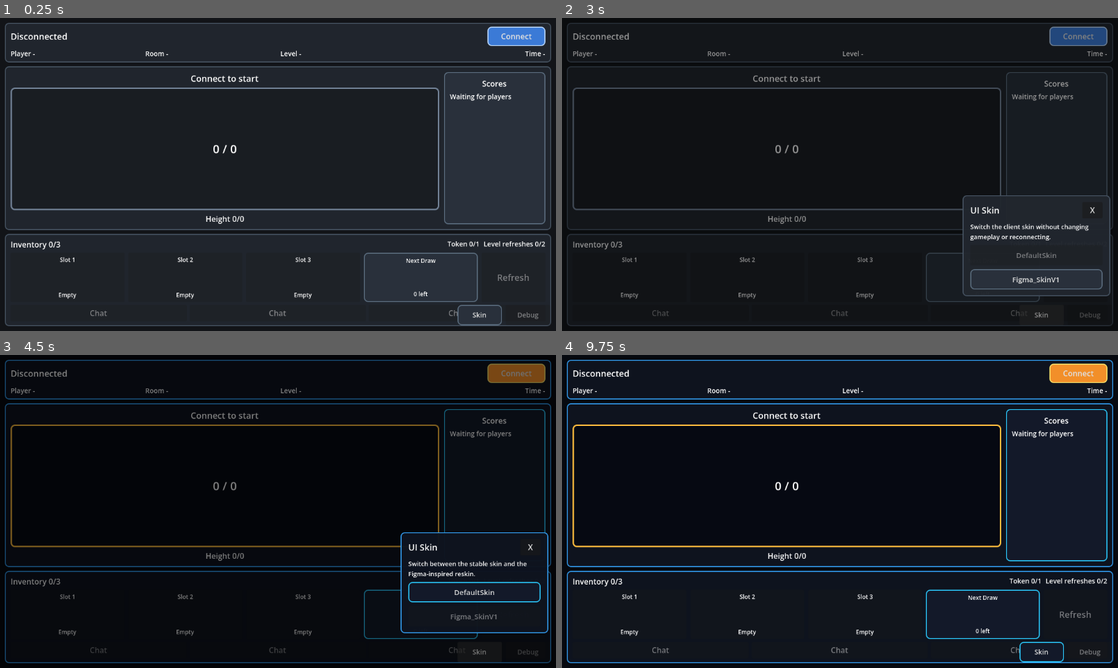
Above: before the commit, frames 1-4 (two rows, left to right).
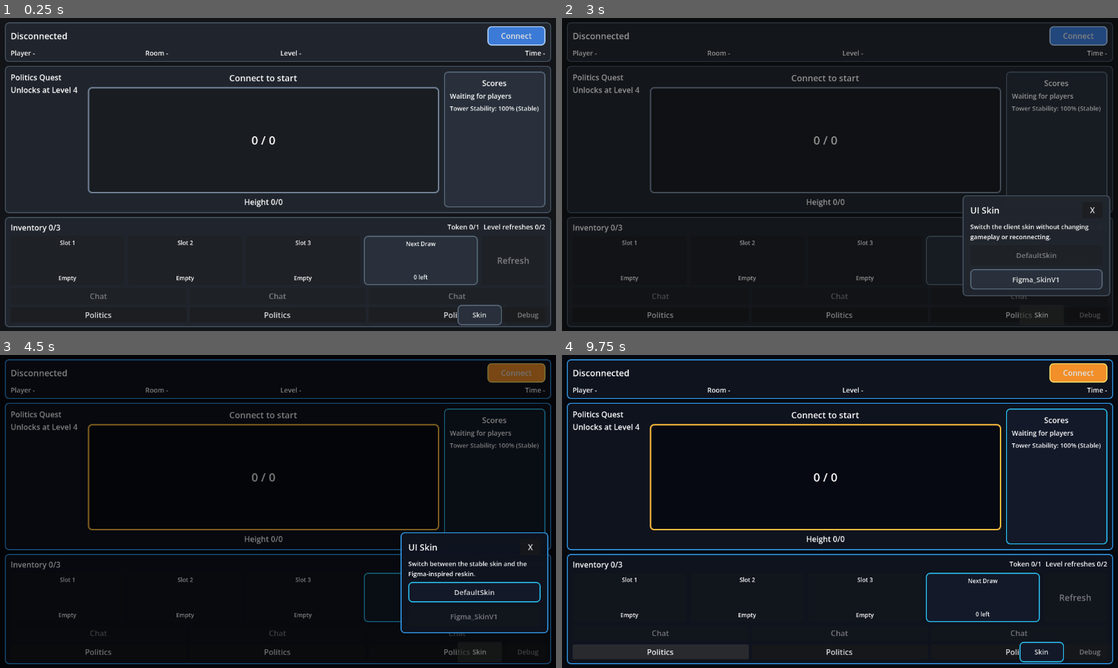
Above: after the commit, the same moments.

Repository: trake25/Corp-Tower
Game: Godot game, scene res://Cor/Scenes/Main.tscn
The game is run twice, just before and just after one commit, with the same random seed, the same clock (stepped at 60 frames per second) and the same inputs.
Inputs (mouse positions are in pixels of both pictures, inside the frame that each line leads up to):
- Up to frame 1 (0.25 s): no input
- Up to frame 2 (3 s): click (662, 315) at 0.5 s, where only the run after the commit has a clickable "Politics"; click (840, 315) at 1.25 s, where only the run after the commit has a clickable "Politics"; click (1017, 315) at 2 s, where only the run after the commit has a clickable "Politics"; click "Skin" at 2.75 s
- Up to frame 3 (4.5 s): click "Figma_SkinV1" at 3.5 s; click "Skin" at 4.25 s
- Up to frame 4 (9.75 s): click "DefaultSkin" at 5 s; click (662, 652) at 5.75 s, where only the run after the commit has a clickable "Politics"; click (840, 652) at 6.5 s, where only the run after the commit has a clickable "Politics"; click (1017, 652) at 7.25 s, where only the run after the commit has a clickable "Politics"; click "Skin" at 8 s; click "Figma_SkinV1" at 8.75 s; click (662, 652) at 9.5 s, where only the run after the commit has a clickable "Politics"

The runs differ from the first frame. In frame 1, 8.0% of the frame differs, in the area x 0-100%, y 1-99%; in frame 2, 4.8%; in frame 3, 7.1%; in frame 4, 9.4%.

Commit message:
Politics System

Diff:
--- a/src/Client/App/corp-tower/Cor/Scenes/Skins/DefaultSkin.tscn
+++ b/src/Client/App/corp-tower/Cor/Scenes/Skins/DefaultSkin.tscn
@@ -125,6 +125,12 @@
 theme_override_font_sizes/font_size = 18
 text = "Disconnected"
 
+[node name="TopPoliticsTargetBox" type="VBoxContainer" parent="SafeArea/Root/TopHud/HudMargin/HudRows/StatusRow"]
+unique_name_in_owner = true
+custom_minimum_size = Vector2(82, 0)
+layout_mode = 2
+theme_override_constants/separation = 2
+
 [node name="ConnectButton" type="Button" parent="SafeArea/Root/TopHud/HudMargin/HudRows/StatusRow" unique_id=2055968287]
 unique_name_in_owner = true
 custom_minimum_size = Vector2(120, 40)
@@ -181,6 +187,20 @@
 [node name="CenterColumns" type="HBoxContainer" parent="SafeArea/Root/CenterStage/CenterMargin"]
 layout_mode = 2
 theme_override_constants/separation = 10
+
+[node name="PoliticsPanel" type="VBoxContainer" parent="SafeArea/Root/CenterStage/CenterMargin/CenterColumns"]
+custom_minimum_size = Vector2(150, 0)
+layout_mode = 2
+
+[node name="PoliticsQuestLabel" type="Label" parent="SafeArea/Root/CenterStage/CenterMargin/CenterColumns/PoliticsPanel"]
+unique_name_in_owner = true
+layout_mode = 2
+autowrap_mode = 3
+text = "Politics Quest\nUnlocks at Level 4"
+
+[node name="PoliticsTargetBox" type="VBoxContainer" parent="SafeArea/Root/CenterStage/CenterMargin/CenterColumns/PoliticsPanel"]
+unique_name_in_owner = true
+layout_mode = 2
 
 [node name="TowerColumn" type="VBoxContainer" parent="SafeArea/Root/CenterStage/CenterMargin/CenterColumns"]
 layout_mode = 2
@@ -303,6 +323,12 @@
 autowrap_mode = 3
 text = "Checkpoint"
 
+[node name="TowerStabilityLabel" type="Label" parent="SafeArea/Root/CenterStage/CenterMargin/CenterColumns/ScorePanel/ScoreMargin/ScoreRows"]
+unique_name_in_owner = true
+layout_mode = 2
+theme_override_font_sizes/font_size = 13
+text = "Tower Stability: 100% (Stable)"
+
 [node name="BottomControls" type="PanelContainer" parent="SafeArea/Root"]
 layout_mode = 2
 size_flags_vertical = 0
@@ -1174,6 +1200,28 @@
 layout_mode = 2
 theme_override_constants/separation = 6
 
+[node name="PoliticsRow" type="HBoxContainer" parent="SafeArea/Root/BottomControls/BottomMargin/BottomRows"]
+layout_mode = 2
+theme_override_constants/separation = 6
+
+[node name="PoliticsButton1" type="Button" parent="SafeArea/Root/BottomControls/BottomMargin/BottomRows/PoliticsRow"]
+unique_name_in_owner = true
+layout_mode = 2
+size_flags_horizontal = 3
+text = "Politics"
+
+[node name="PoliticsButton2" type="Button" parent="SafeArea/Root/BottomControls/BottomMargin/BottomRows/PoliticsRow"]
+unique_name_in_owner = true
+layout_mode = 2
+size_flags_horizontal = 3
+text = "Politics"
+
+[node name="PoliticsButton3" type="Button" parent="SafeArea/Root/BottomControls/BottomMargin/BottomRows/PoliticsRow"]
+unique_name_in_owner = true
+layout_mode = 2
+size_flags_horizontal = 3
+text = "Politics"
+
 [node name="QuickChatButton1" type="Button" parent="SafeArea/Root/BottomControls/BottomMargin/BottomRows/QuickChatRow"]
 unique_name_in_owner = true
 custom_minimum_size = Vector2(0, 34)
--- a/src/Client/App/corp-tower/Cor/Scenes/Skins/Figma_SkinV1.tscn
+++ b/src/Client/App/corp-tower/Cor/Scenes/Skins/Figma_SkinV1.tscn
@@ -125,6 +125,12 @@
 theme_override_font_sizes/font_size = 18
 text = "Disconnected"
 
+[node name="TopPoliticsTargetBox" type="VBoxContainer" parent="SafeArea/Root/TopHud/HudMargin/HudRows/StatusRow"]
+unique_name_in_owner = true
+custom_minimum_size = Vector2(82, 0)
+layout_mode = 2
+theme_override_constants/separation = 2
+
 [node name="ConnectButton" type="Button" parent="SafeArea/Root/TopHud/HudMargin/HudRows/StatusRow" unique_id=2055968287]
 unique_name_in_owner = true
 custom_minimum_size = Vector2(120, 40)
@@ -181,6 +187,20 @@
 [node name="CenterColumns" type="HBoxContainer" parent="SafeArea/Root/CenterStage/CenterMargin"]
 layout_mode = 2
 theme_override_constants/separation = 10
+
+[node name="PoliticsPanel" type="VBoxContainer" parent="SafeArea/Root/CenterStage/CenterMargin/CenterColumns"]
+custom_minimum_size = Vector2(150, 0)
+layout_mode = 2
+
+[node name="PoliticsQuestLabel" type="Label" parent="SafeArea/Root/CenterStage/CenterMargin/CenterColumns/PoliticsPanel"]
+unique_name_in_owner = true
+layout_mode = 2
+autowrap_mode = 3
+text = "Politics Quest\nUnlocks at Level 4"
+
+[node name="PoliticsTargetBox" type="VBoxContainer" parent="SafeArea/Root/CenterStage/CenterMargin/CenterColumns/PoliticsPanel"]
+unique_name_in_owner = true
+layout_mode = 2
 
 [node name="TowerColumn" type="VBoxContainer" parent="SafeArea/Root/CenterStage/CenterMargin/CenterColumns"]
 layout_mode = 2
@@ -303,6 +323,12 @@
 autowrap_mode = 3
 text = "Checkpoint"
 
+[node name="TowerStabilityLabel" type="Label" parent="SafeArea/Root/CenterStage/CenterMargin/CenterColumns/ScorePanel/ScoreMargin/ScoreRows"]
+unique_name_in_owner = true
+layout_mode = 2
+theme_override_font_sizes/font_size = 13
+text = "Tower Stability: 100% (Stable)"
+
 [node name="BottomControls" type="PanelContainer" parent="SafeArea/Root"]
 layout_mode = 2
 size_flags_vertical = 0
@@ -1174,6 +1200,28 @@
 layout_mode = 2
 theme_override_constants/separation = 6
 
+[node name="PoliticsRow" type="HBoxContainer" parent="SafeArea/Root/BottomControls/BottomMargin/BottomRows"]
+layout_mode = 2
+theme_override_constants/separation = 6
+
+[node name="PoliticsButton1" type="Button" parent="SafeArea/Root/BottomControls/BottomMargin/BottomRows/PoliticsRow"]
+unique_name_in_owner = true
+layout_mode = 2
+size_flags_horizontal = 3
+text = "Politics"
+
+[node name="PoliticsButton2" type="Button" parent="SafeArea/Root/BottomControls/BottomMargin/BottomRows/PoliticsRow"]
+unique_name_in_owner = true
+layout_mode = 2
+size_flags_horizontal = 3
+text = "Politics"
+
+[node name="PoliticsButton3" type="Button" parent="SafeArea/Root/BottomControls/BottomMargin/BottomRows/PoliticsRow"]
+unique_name_in_owner = true
+layout_mode = 2
+size_flags_horizontal = 3
+text = "Politics"
+
 [node name="QuickChatButton1" type="Button" parent="SafeArea/Root/BottomControls/BottomMargin/BottomRows/QuickChatRow"]
 unique_name_in_owner = true
 custom_minimum_size = Vector2(0, 34)
--- a/src/Client/App/corp-tower/Cor/Scripts/Main.gd
+++ b/src/Client/App/corp-tower/Cor/Scripts/Main.gd
@@ -31,6 +31,10 @@
 var inventory_buttons: Array = []
 var cooldown_overlays: Array = []
 var quick_chat_buttons: Array = []
+var politics_buttons: Array = []
+var selected_politics_slot: int = -1
+var politics_target_buttons: Array = []
+var politics_dragging := false
 var block_previews: Array = []
 var block_height_labels: Array = []
 var block_name_labels: Array = []
@@ -68,6 +72,7 @@
 var inventory_slot_blocks: Array = []
 
 var status_label: Label
+var politics_target_box: VBoxContainer
 var player_label: Label
 var room_label: Label
 var level_label: Label
@@ -75,6 +80,7 @@
 var score_label: Label
 var checkpoint_status_label: Label
 var checkpoint_separator: HSeparator
+var tower_stability_label: Label
 var height_label: Label
 var tower_value_label: Label
 var tower_status_label: Label
@@ -244,6 +250,7 @@
 func bind_skin_nodes() -> void:
 	missing_required_nodes.clear()
 	status_label = require_node("StatusLabel") as Label
+	politics_target_box = optional_node("PoliticsTargetBox") as VBoxContainer
 	player_label = require_node("PlayerLabel") as Label
 	room_label = require_node("RoomLabel") as Label
 	level_label = require_node("LevelLabel") as Label
@@ -251,6 +258,7 @@
 	score_label = require_node("ScoreLabel") as Label
 	checkpoint_status_label = require_node("CheckpointStatusLabel") as Label
 	checkpoint_separator = optional_node("CheckpointSeparator") as HSeparator
+	tower_stability_label = optional_node("TowerStabilityLabel") as Label
 	height_label = require_node("HeightLabel") as Label
 	tower_value_label = require_node("TowerValueLabel") as Label
 	tower_status_label = require_node("TowerStatusLabel") as Label
@@ -302,6 +310,7 @@
 		optional_node("QuickChatButton2") as Button,
 		optional_node("QuickChatButton3") as Button
 	]
+	politics_buttons = [optional_node("PoliticsButton1") as Button, optional_node("PoliticsButton2") as Button, optional_node("PoliticsButton3") as Button]
 
 	debug_button = optional_node("DebugButton") as Button
 	debug_overlay = optional_node("DebugOverlay") as Control
@@ -412,6 +421,13 @@
 			quick_chat_button.focus_mode = Control.FOCUS_NONE
 			quick_chat_button.pressed.connect(func(): on_quick_chat_pressed(i))
 	update_quick_chat_buttons()
+	for i in range(politics_buttons.size()):
+		if politics_buttons[i] != null:
+			politics_buttons[i].gui_input.connect(func(event):
+				if event is InputEventMouseButton and event.pressed and !politics_buttons[i].disabled:
+					selected_politics_slot = i
+					politics_dragging = true
+			)
 
 func setup_debug_controls() -> void:
 	if debug_button == null:
@@ -567,6 +583,12 @@
 func _input(event: InputEvent) -> void:
 	if is_block_dragging:
 		_handle_block_drag_input(event)
+	if politics_dragging and event is InputEventMouseButton and !event.pressed:
+		for target in politics_target_buttons:
+			if target.get_global_rect().has_point(event.global_position):
+				NetworkManager.activate_politics(selected_politics_slot, str(target.get_meta("player_id")))
+		politics_dragging = false
+		selected_politics_slot = -1
 
 func _process(_delta: float) -> void:
 	update_placement_cooldown_overlays()
@@ -898,6 +920,7 @@
 		data.get("nextDrawBlock", null)
 	)
 	update_checkpoint_status_ui(data.get("checkpointScoreStatus", {}))
+	update_tower_stability_ui(int(data.get("towerStability", 100)), data.get("towerStabilityDiagnostics", {}))
 
 func update_room_closed(data) -> void:
 	last_room_data = null
@@ -966,6 +989,11 @@
 			hide_level_summary()
 
 	update_player_color_map(players)
+	update_politics_target_ui(players)
+	var politics_quest_label := optional_node("PoliticsQuestLabel") as Label
+	if politics_quest_label != null:
+		var side_quest: Dictionary = data.get("sideQuest", {})
+		politics_quest_label.text = "Politics Quest\n" + str(side_quest.get("label", "Unlocks at Level 4"))
 	if tower_stack.has_method("set_player_color_map"):
 		tower_stack.call("set_player_color_map", player_color_map)
 
@@ -992,6 +1020,7 @@
 	var max_refresh_tokens: int = int(data.get("maxRefreshTokens", 1))
 	var max_uses_per_level: int = int(data.get("maxRefreshUsesPerLevel", 2))
 	var my_blocks: Array = []
+	var my_politics: Array = []
 
 	for i in range(players.size()):
 		var player: Dictionary = players[i]
@@ -1004,6 +1033,7 @@
 			my_refresh_tokens = int(player.get("refreshTokens", 0))
 			my_refresh_uses_remaining = int(player.get("refreshUsesRemaining", 0))
 			my_blocks = player.get("blocks", [])
+			my_politics = player.get("politicsInventory", [])
 
 		if i < players.size() - 1:
 			scores_text += "\n"
@@ -1030,6 +1060,7 @@
 		my_blocks,
 		int(data.get("activeInventorySlots", MAX_INVENTORY_SLOTS))
 	)
+	update_politics_inventory_ui(my_politics)
 	quick_chat_templates = data.get("quickChatTemplates", quick_chat_templates)
 	quick_chat_cooldown_ms = int(data.get("quickChatCooldownMs", quick_chat_cooldown_ms))
 	update_quick_chat_buttons()
@@ -1190,6 +1221,14 @@
 	if checkpoint_status_label != null:
 		checkpoint_status_label.visible = should_show
 
+func update_tower_stability_ui(stability: int, diagnostics: Variant) -> void:
+	if tower_stability_label == null:
+		return
+	var safe_stability: int = clampi(stability, 0, 100)
+	var state := "Stable" if safe_stability > 60 else ("Warning" if safe_stability > 30 else "Critical")
+	tower_stability_label.text = "Tower Stability: " + str(safe_stability) + "% (" + state + ")"
+	tower_stability_label.modulate = Color(0.7, 1.0, 0.75, 1.0) if safe_stability > 60 else (Color(1.0, 0.8, 0.3, 1.0) if safe_stability > 30 else Color(1.0, 0.4, 0.32, 1.0))
+
 func get_local_player_color() -> Color:
 	var player_id: String = str(NetworkManager.player_id)
 	if player_color_map.has(player_id):
@@ -1210,6 +1249,39 @@
 
 	player_color_map = updated_map
 	player_order = updated_order
+
+func update_politics_target_ui(players: Array) -> void:
+	if politics_target_box == null:
+		return
+	for child in politics_target_box.get_children():
+		child.queue_free()
+	politics_target_buttons = []
+	for player in players:
+		var player_id := str(player.get("id", ""))
+		if player_id == "" or player_id == str(NetworkManager.player_id):
+			continue
+		var target := Button.new()
+		target.text = player_id
+		target.tooltip_text = "Drop a Politics item here to target " + player_id
+		target.add_theme_color_override("font_color", player_color_map.get(player_id, Color.WHITE))
+		target.add_theme_color_override("font_outline_color", Color(0, 0, 0, 0.8))
+		target.add_theme_constant_override("outline_size", 3)
+		target.custom_minimum_size = Vector2(72, 24)
+		politics_target_box.add_child(target)
+		target.set_meta("player_id", player_id)
+		politics_target_buttons.append(target)
+
+func update_politics_inventory_ui(items: Array) -> void:
+	for i in range(politics_buttons.size()):
+		var button: Button = politics_buttons[i]
+		if button == null:
+			continue
+		if i < items.size() and typeof(items[i]) == TYPE_DICTIONARY:
+			button.text = str(items[i].get("id", "Politics")).replace("_", " ").capitalize()
+			button.disabled = current_match_state != "playing"
+		else:
+			button.text = "Politics"
+			button.disabled = true
 
 func normalize_block(raw_block, index: int) -> Dictionary:
 	if typeof(raw_block) == TYPE_DICTIONARY:
--- a/src/Client/App/corp-tower/Sys/NetMan/NetworkManager.gd
+++ b/src/Client/App/corp-tower/Sys/NetMan/NetworkManager.gd
@@ -176,6 +176,10 @@
 		"type": "send_quick_chat",
 		"slot": slot
 	}))
+
+func activate_politics(slot: int, target_player_id: String) -> void:
+	if is_conn_estab:
+		ws.send_text(JSON.stringify({"type": "activate_politics", "slot": slot, "targetPlayerId": target_player_id}))
 
 func _process(delta: float) -> void:
 	if auto_reconnect_delay_remaining >= 0.0:
Not shown, changed: src/Server/Game_Config.js
Not shown, changed: src/Server/Game_Engine.js
Not shown, changed: src/Server/Redis_State.js
Not shown, changed: src/Server/Server.js
